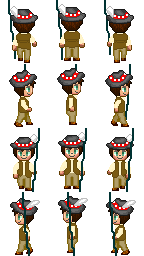
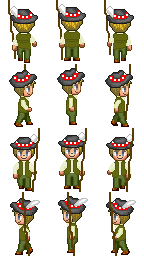
The second 144x256 image is a revision of the first. Changes to its layers:
added layer "flisak2" (1st of 2, in "laska") in group "laska" over box(8, 0, 134, 256)
hid group "flisak1" (14 layers) over box(8, 0, 134, 256)
moved "Warstwa 2" into group "kamizelka" over box(8, 0, 134, 256)
moved "kamizelka" (2nd of 3, in "flisak1" › "kamizelka") into group "kamizelka" over box(16, 31, 128, 241)
moved "Warstwa 6" into group "spodnie" over box(8, 0, 134, 256)
moved "Warstwa 4" into group "spodnie" over box(8, 0, 134, 256)
moved "spodnie z butami" (1st of 2, in "flisak1" › "spodnie") into group "spodnie" over box(15, 46, 129, 252)
moved "Warstwa 5" into group "t-shirt" over box(8, 0, 134, 256)
moved "Warstwa 3" into group "t-shirt" over box(8, 0, 134, 256)
moved "t-shirt" (2nd of 3, in "flisak1" › "t-shirt") into group "t-shirt" over box(13, 31, 131, 239)
showed group "flisak2" (2nd of 2) (14 layers) over box(8, 0, 134, 256)
added group "kamizelka kopia" with 2 layers in group "flisak2" over box(8, 0, 134, 256)
added layer "Warstwa 7" (hue, 70%) in group "kamizelka kopia" over box(8, 0, 134, 256)
added layer "kamizelka" (3rd of 3, in "flisak2" › "kamizelka kopia") in group "kamizelka kopia" over box(16, 31, 128, 241)
added group "spodnie kopia" with 3 layers in group "flisak2" over box(8, 0, 134, 256)
added layer "Warstwa 9" (color) in group "spodnie kopia" over box(8, 0, 134, 256)
added layer "Warstwa 8" (hue) in group "spodnie kopia" over box(8, 0, 134, 256)
added group "t-shirt kopia" with 3 layers in group "flisak2" over box(8, 0, 134, 256)
added layer "Warstwa 11" (addition, 80%) in group "t-shirt kopia" over box(8, 0, 134, 256)
added layer "Warstwa 10" (color) in group "t-shirt kopia" over box(8, 0, 134, 256)
added layer "t-shirt" (3rd of 3, in "flisak2" › "t-shirt kopia") in group "t-shirt kopia" over box(13, 31, 131, 239)
…and 4 more changes (2 added, 1 painted, 1 renamed, 1 stack)
